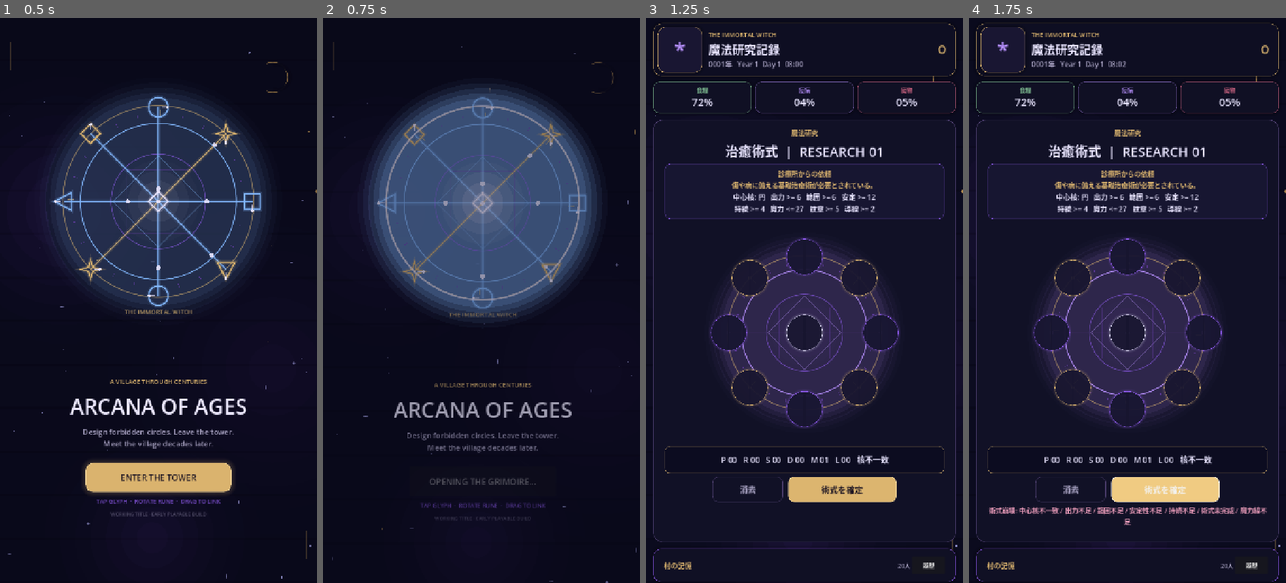
Above: before the commit, frames 1-4 (left to right).
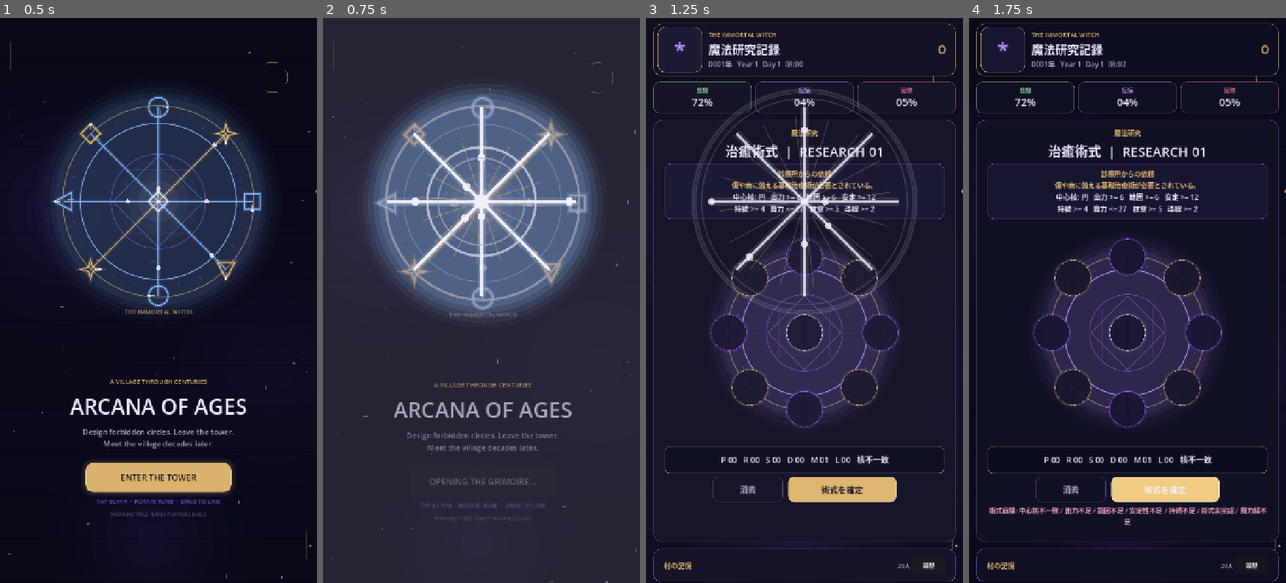
Above: after the commit, the same moments.

Repository: kei060538-commits/VillageGame
Game: Godot game, scene res://scenes/title.tscn
Two runs of this game, one before a commit and one after it. Both use one fixed random seed, a clock stepped at 60 frames per second and the inputs below.
Inputs:
- Up to frame 1 (0.5 s): no input
- Up to frame 2 (0.75 s): click "ENTER THE TOWER" at 0.5 s
- Up to frame 3 (1.25 s): no input
- Up to frame 4 (1.75 s): click "術式を確定" at 1.25 s

Frame 1 is identical in both runs. In frame 2, 83% of the frame differs, in the area x 0-100%, y 0-100%; in frame 3, 5.3%; in frame 4, nothing differs.

Commit message:
Flare completed mana networks on breakthrough

Diff:
--- a/scripts/ui/magic_circle_visual.gd
+++ b/scripts/ui/magic_circle_visual.gd
@@ -1,4 +1,6 @@
 extends Control
+
+const BREAKTHROUGH_OVERLAY := preload("res://scripts/ui/breakthrough_overlay.gd")
 
 const VIOLET := Color("9a61ff")
 const VIOLET_SOFT := Color("7040b8")
@@ -36,6 +38,35 @@
 
 func celebrate() -> void:
     celebration = 1.0
+    _spawn_breakthrough_overlay()
+
+func _spawn_breakthrough_overlay() -> void:
+    if not is_inside_tree() or size.x <= 0.0 or size.y <= 0.0:
+        return
+
+    var transform := get_global_transform_with_canvas()
+    var screen_center: Vector2 = transform * (size * 0.5)
+    var segments: Array[Vector2] = []
+    for link in connections:
+        var a: int = link.x
+        var b: int = link.y
+        if a < 0 or a >= 9 or b < 0 or b >= 9:
+            continue
+        if a >= glyph_states.size() or b >= glyph_states.size():
+            continue
+        if glyph_states[a] <= 0 or glyph_states[b] <= 0:
+            continue
+        segments.append(transform * get_slot_position(a))
+        segments.append(transform * get_slot_position(b))
+
+    var layer := CanvasLayer.new()
+    layer.layer = 120
+    get_tree().root.add_child(layer)
+
+    var overlay := BREAKTHROUGH_OVERLAY.new()
+    layer.add_child(overlay)
+    overlay.setup(screen_center, segments, _field_color(current_field))
+    overlay.finished.connect(layer.queue_free)
 
 func get_slot_position(index: int) -> Vector2:
     var c: Vector2 = size * 0.5
@@ -143,7 +174,20 @@
 
     if celebration > 0.0:
         var burst: float = celebration
-        draw_arc(c, radius * (1.0 + (1.0 - burst) * 0.33), 0, TAU, 128, Color(WHITE_GLOW, burst * 0.72), 4.0, true)
+        for ring_index in range(3):
+            var offset: float = float(ring_index) * 0.12
+            var phase: float = clampf(1.0 - burst - offset, 0.0, 1.0)
+            if phase > 0.0:
+                draw_arc(
+                    c,
+                    radius * (1.0 + phase * (0.34 + float(ring_index) * 0.08)),
+                    0,
+                    TAU,
+                    128,
+                    Color(WHITE_GLOW, (1.0 - phase) * burst * (0.82 - float(ring_index) * 0.16)),
+                    5.0 - float(ring_index),
+                    true
+                )
 
 func _draw_connections(field_color: Color, pulse: float) -> void:
     for index in range(connections.size()):
@@ -161,25 +205,27 @@
         var finish := get_slot_position(b)
         var same_glyph: bool = glyph_states[a] == glyph_states[b]
         var color: Color = GOLD if same_glyph else field_color
-        draw_line(start, finish, Color(color, 0.12), 9.0, true)
-        draw_line(start, finish, Color(color, 0.62 + pulse * 0.20), 2.8, true)
-
-        var flow: float = fmod(time * 0.27 + float(index) * 0.19, 1.0)
+        var celebration_boost: float = celebration * 0.30
+        draw_line(start, finish, Color(color, 0.12 + celebration_boost), 9.0 + celebration * 8.0, true)
+        draw_line(start, finish, Color(color.lerp(WHITE_GLOW, celebration * 0.82), 0.62 + pulse * 0.20 + celebration * 0.12), 2.8 + celebration * 2.8, true)
+
+        var flow_speed: float = 0.27 + celebration * 1.35
+        var flow: float = fmod(time * flow_speed + float(index) * 0.19, 1.0)
         var bead: Vector2 = start.lerp(finish, flow)
-        draw_circle(bead, 4.2 + pulse * 1.1, Color(WHITE_GLOW, 0.88))
+        draw_circle(bead, 4.2 + pulse * 1.1 + celebration * 4.0, Color(WHITE_GLOW, 0.88))
 
 func _draw_glyph(center: Vector2, state: int, color: Color, glyph_radius: float, pulse: float, rotation_quarters: int) -> void:
     if state <= 0:
         draw_circle(center, 3.0 + pulse, Color(color, 0.88))
         return
 
-    var glow: Color = Color(color, 0.20)
+    var glow: Color = Color(color, 0.20 + celebration * 0.22)
     var rotation: float = float(rotation_quarters % 4) * PI * 0.5
 
     match state:
         1:
-            draw_arc(center, glyph_radius, 0, TAU, 48, glow, 8.0, true)
-            draw_arc(center, glyph_radius, 0, TAU, 48, color, 3.0, true)
+            draw_arc(center, glyph_radius, 0, TAU, 48, glow, 8.0 + celebration * 5.0, true)
+            draw_arc(center, glyph_radius, 0, TAU, 48, color.lerp(WHITE_GLOW, celebration * 0.65), 3.0 + celebration * 2.0, true)
         2:
             var tri := _rotated_poly(center, [
                 Vector2(0, -glyph_radius),
@@ -187,8 +233,8 @@
                 Vector2(-glyph_radius * 0.90, glyph_radius * 0.72),
                 Vector2(0, -glyph_radius),
             ], rotation)
-            draw_polyline(tri, glow, 8.0, true)
-            draw_polyline(tri, color, 3.0, true)
+            draw_polyline(tri, glow, 8.0 + celebration * 5.0, true)
+            draw_polyline(tri, color.lerp(WHITE_GLOW, celebration * 0.65), 3.0 + celebration * 2.0, true)
         3:
             var sq := _rotated_poly(center, [
                 Vector2(-glyph_radius * 0.78, -glyph_radius * 0.78),
@@ -197,8 +243,8 @@
                 Vector2(-glyph_radius * 0.78, glyph_radius * 0.78),
                 Vector2(-glyph_radius * 0.78, -glyph_radius * 0.78),
             ], rotation)
-            draw_polyline(sq, glow, 8.0, true)
-            draw_polyline(sq, color, 3.0, true)
+            draw_polyline(sq, glow, 8.0 + celebration * 5.0, true)
+            draw_polyline(sq, color.lerp(WHITE_GLOW, celebration * 0.65), 3.0 + celebration * 2.0, true)
         4:
             var dia := _rotated_poly(center, [
                 Vector2(0, -glyph_radius),
@@ -207,8 +253,8 @@
                 Vector2(-glyph_radius, 0),
                 Vector2(0, -glyph_radius),
             ], rotation)
-            draw_polyline(dia, glow, 8.0, true)
-            draw_polyline(dia, color, 3.0, true)
+            draw_polyline(dia, glow, 8.0 + celebration * 5.0, true)
+            draw_polyline(dia, color.lerp(WHITE_GLOW, celebration * 0.65), 3.0 + celebration * 2.0, true)
         5:
             var local_star: Array[Vector2] = []
             for i in range(8):
@@ -217,8 +263,8 @@
                 local_star.append(Vector2(cos(angle), sin(angle)) * r)
             local_star.append(local_star[0])
             var star := _rotated_poly(center, local_star, rotation)
-            draw_polyline(star, glow, 8.0, true)
-            draw_polyline(star, color, 3.0, true)
+            draw_polyline(star, glow, 8.0 + celebration * 5.0, true)
+            draw_polyline(star, color.lerp(WHITE_GLOW, celebration * 0.65), 3.0 + celebration * 2.0, true)
 
     # A small directional notch makes rotation visible even for rotationally symmetric glyphs.
     var direction: Vector2 = Vector2(0, -glyph_radius).rotated(rotation)
